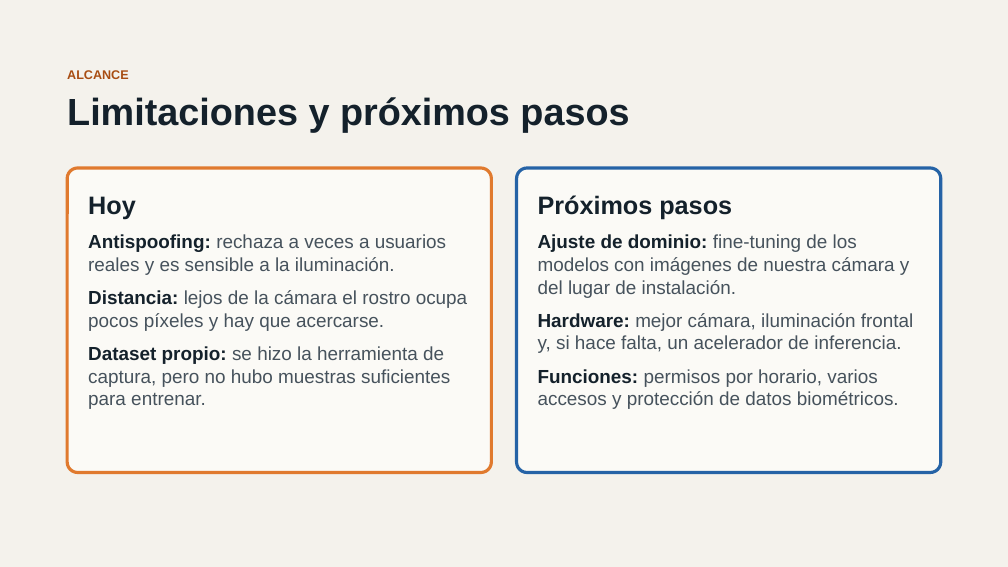
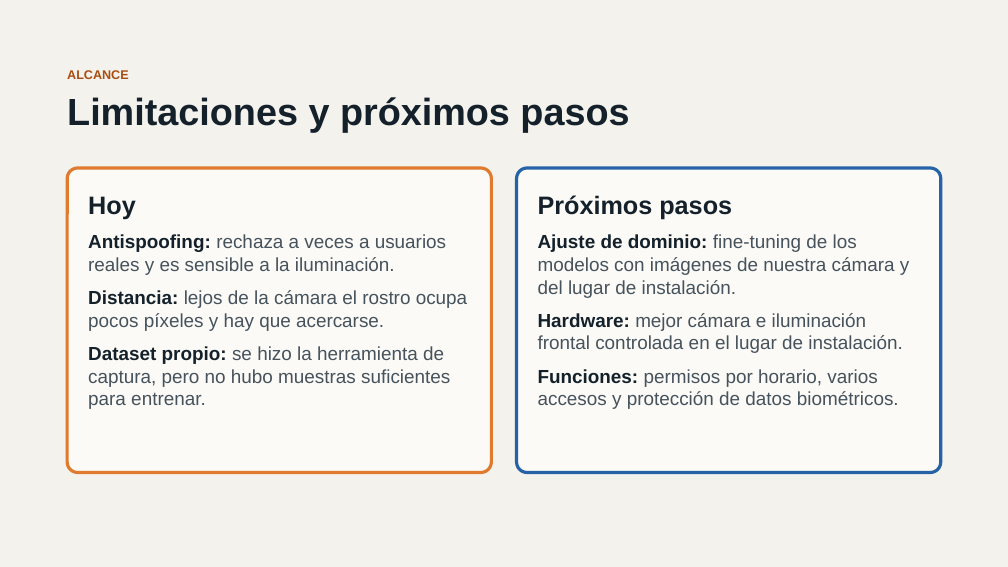
Before and after one commit to ms282489/SmartGate, a slide deck: slide 13 of docs/SmartGate_Presentacion.pptx. Drawn at 1008x567 pixels with LibreOffice and Linux fonts; fonts in the diff are those of the drawing. Boxes give left, top, right and bottom in pixels: in the first picture for what was removed or moved away, otherwise in the second. Text is boxed around its words. In the diff, an @@ line names an element or a change of style, - is before the commit and + after.

```diff
--- a/docs/SmartGate_Presentacion.pptx
+++ b/docs/SmartGate_Presentacion.pptx
@@ text at (x1=538, y1=313, x2=902, y2=353): text changed @@
-Hardware: mejor cámara, iluminación frontal y, si hace falta, un acelerador de inferencia.
+Hardware: mejor cámara e iluminación frontal controlada en el lugar de instalación.
```
Also in this commit, not shown: 1 other slide changed, 1 other file.
